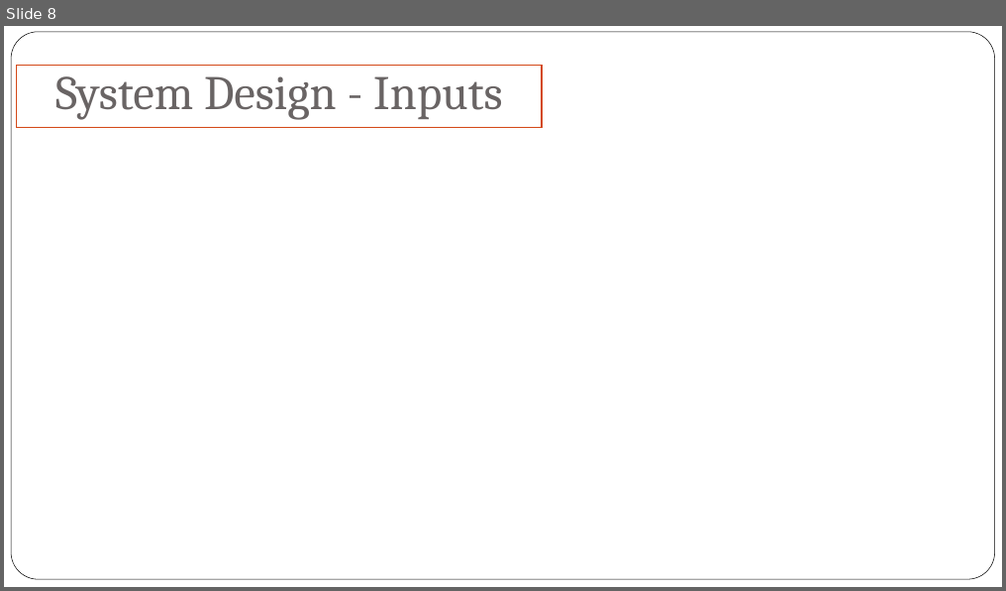
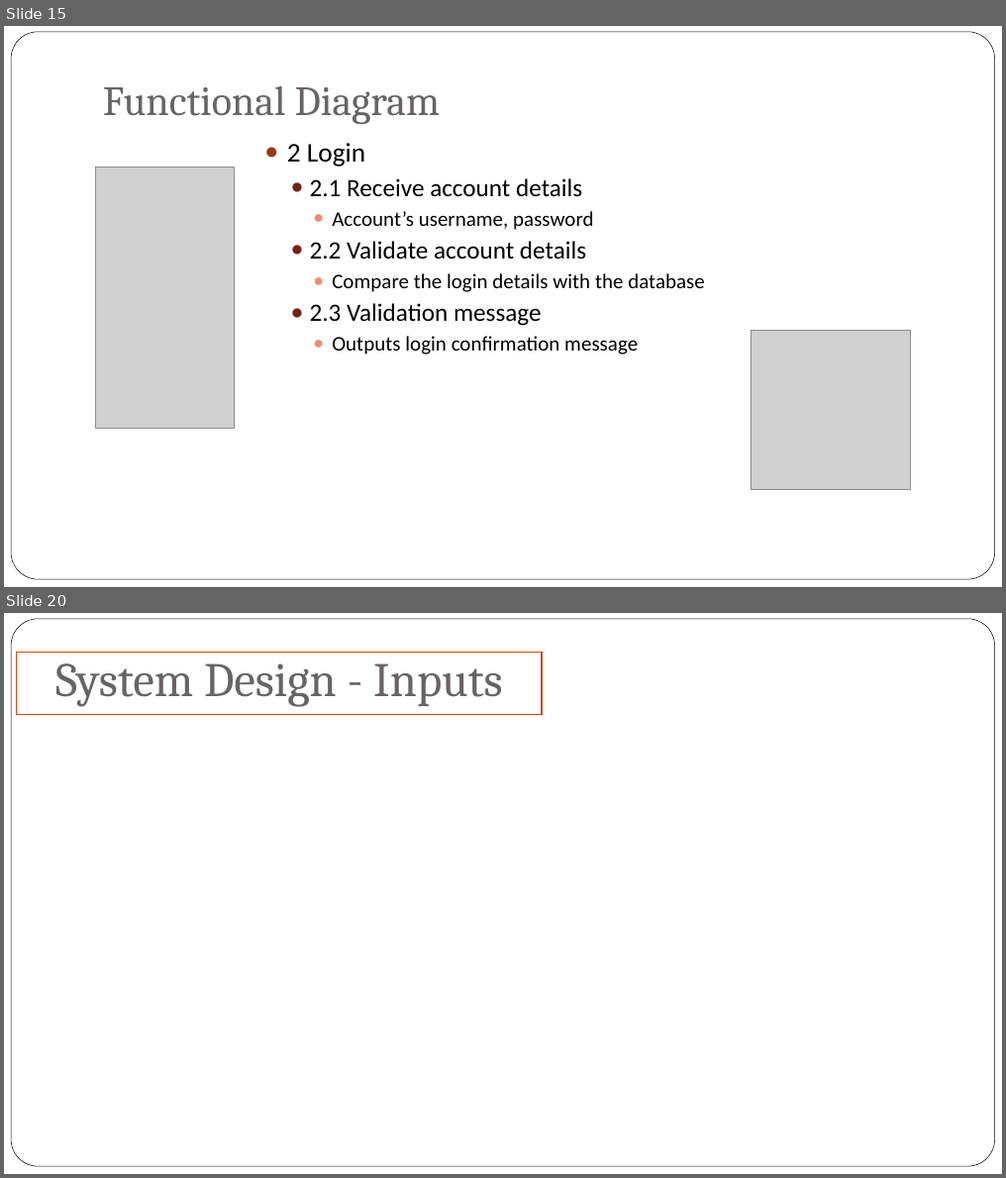
Before and after one commit to jyu1129/Library-System-IS-assignment, a slide deck: Final presentation/CaseStudy Final Presentation.pptx. Shown one above the other, each under a label of ours: slide 8 before the commit, slides 15 and 20 after it; the slides between them are not shown. The pictures are 1006x591 and 1006x1178 pixels, drawn with LibreOffice and Linux fonts; fonts in the diff are those of the drawing; grey boxes stand for pictures; background and template pictures are left out. Boxes give left, top, right and bottom in pixels: in the first picture for what was removed or moved away, otherwise in the second. Text is boxed around its words. In the diff, an @@ line names an element or a change of style, - is before the commit and + after.

```diff
--- a/Final presentation/CaseStudy Final Presentation.pptx
+++ b/Final presentation/CaseStudy Final Presentation.pptx
@@ slide 15 added at box(4, 26, 1002, 587), background picture (left out); not listed: 1 template element that a slide beside it also shows @@
@@ title added at box(103, 86, 441, 124), 40 pt, text #696464 @@
+Functional Diagram
@@ text added at box(287, 143, 705, 355), 20 pt, text #000000 @@
+● 2 Login
+  ● 2.1 Receive account details
+    ● Account’s username, password
+  ● 2.2 Validate account details
+    ● Compare the login details with the database
+  ● 2.3 Validation message
+    ● Outputs login confirmation message
@@ picture added at box(95, 168, 235, 429) @@
@@ picture added at box(750, 330, 911, 490) @@
@@ what was slide 8 is now slide 20 @@
```
Also in this commit, not shown: 1 slide changed, 11 other slides added, 3 other files.
